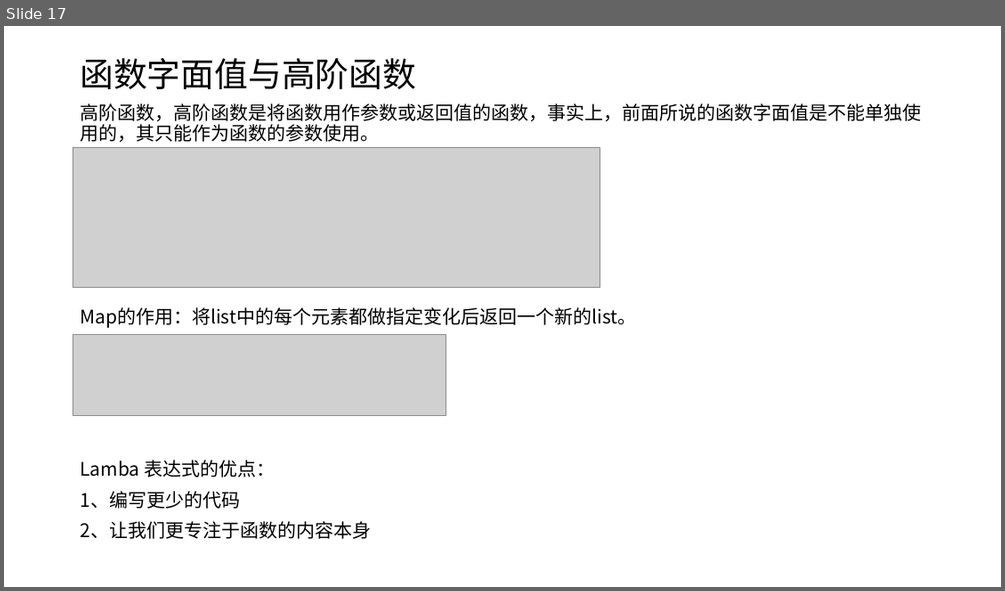
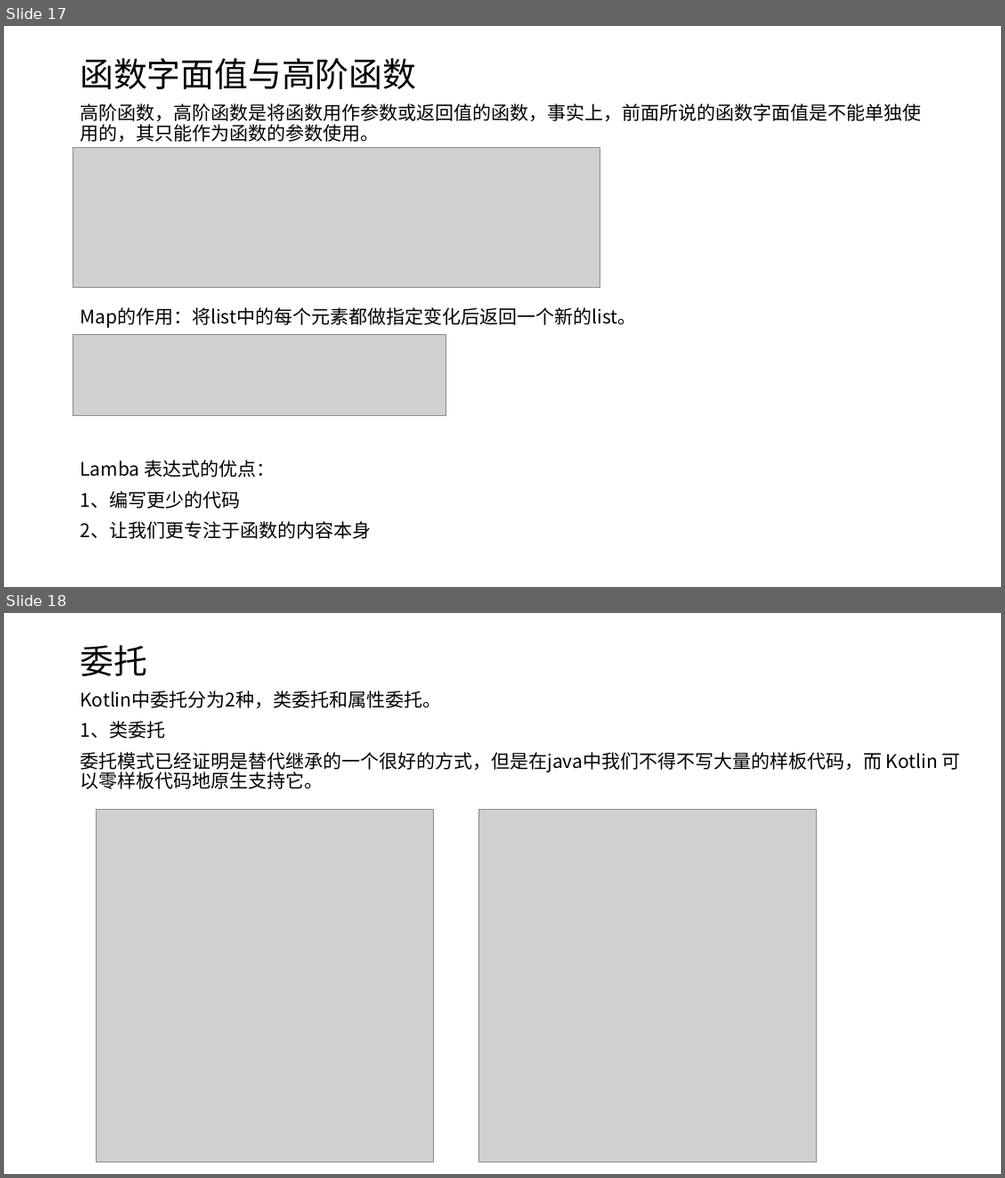
Before and after one commit to shenbibo/KotlinWeather, a slide deck: docs/初探kotlin.pptx. Shown one above the other, each under a label of ours: slide 17 before the commit, slides 17 and 18 after it. The pictures are 1005x591 and 1005x1178 pixels, drawn with LibreOffice and Linux fonts; fonts in the diff are those of the drawing; grey boxes stand for pictures. Boxes give left, top, right and bottom in pixels: in the first picture for what was removed or moved away, otherwise in the second. Text is boxed around its words. In the diff, an @@ line names an element or a change of style, - is before the commit and + after.

```diff
--- a/docs/初探kotlin.pptx
+++ b/docs/初探kotlin.pptx
@@ slide 18 added at (4,613,1001,1174), background #FFFFFF @@
@@ title added at (80,645,147,676), 32.4 pt, text #000000 @@
+委托
@@ text added at (80,690,961,789), 18 pt, text #000000 @@
+Kotlin中委托分为2种，类委托和属性委托。
+1、类委托
+委托模式已经证明是替代继承的一个很好的方式，但是在java中我们不得不写大量的样板代码，而 Kotlin 可以零样板代码地原生支持它。
@@ picture added at (96,810,433,1163) @@
@@ picture added at (479,810,816,1163) @@
```
Also in this commit, not shown: 1 slide changed, 3 other slides added, 3 other files.
